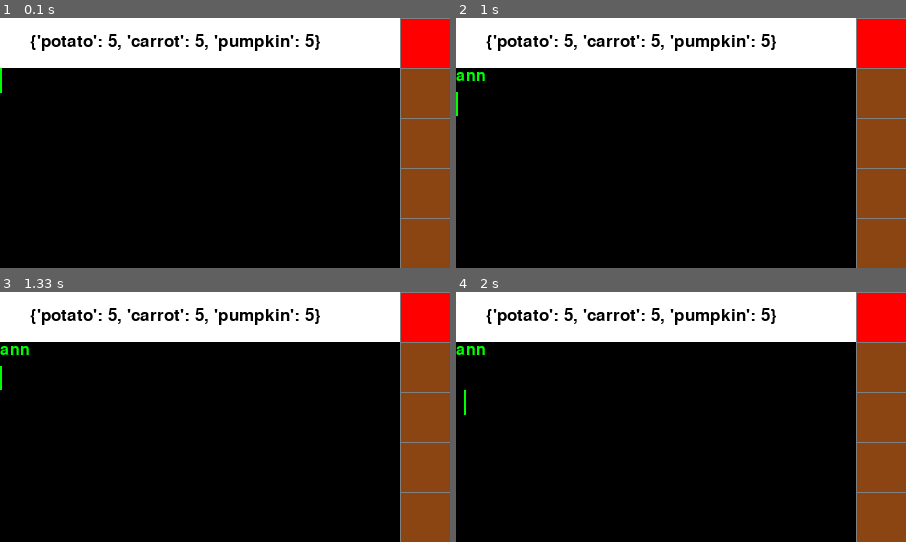
Above: before the commit, frames 1-4 (two rows, left to right).
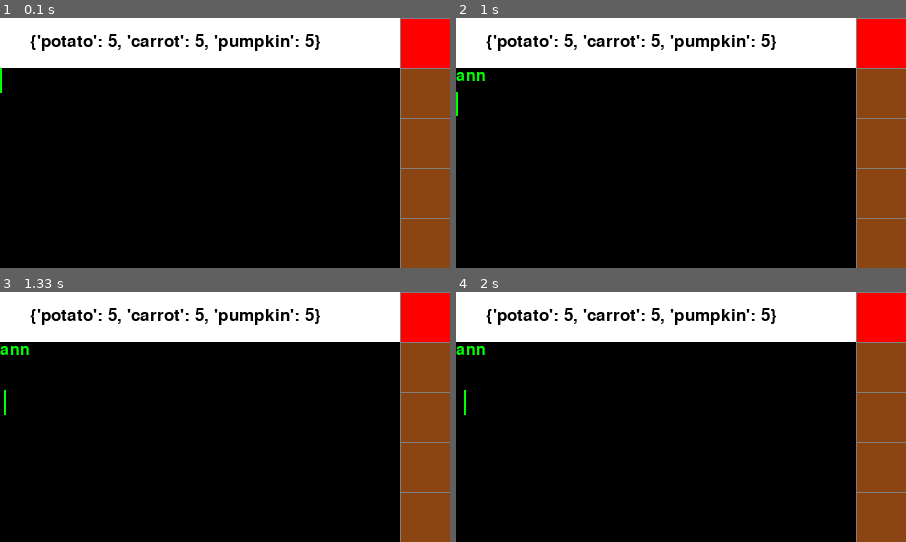
Above: after the commit, the same moments.

Repository: EvianMcKeown/TopFarmer-CodeGame
Game: pygame game, started from FarmGameTextBased_ExecFunc/main.py
The game is run twice, just before and just after one commit, with the same random seed, the same clock (stepped at 60 frames per second) and the same inputs.
Inputs:
- Up to frame 1 (0.1 s): no input
- Up to frame 2 (1 s): type "ann" at 0.33 s; tap Enter at 0.67 s; click "RUN" at 0.95 s
- Up to frame 3 (1.33 s): hold Right from 1.22 s (still down); tap Space at 1.28 s
- Up to frame 4 (2 s): tap Space at 1.58 s; release Right at 1.68 s
The pictures show only the part of the screen within x 0-50%, y 0-50%; the shares and areas given below are measured in that part.

Frames 1-2 are identical in both runs. In frame 3, less than 0.1% of the frame differs, in the area x 0-2%, y 29-50%; in frame 4, nothing differs.

Commit message:
Fixed user input indent and exec

Diff:
--- a/FarmGameTextBased_ExecFunc/main.py
+++ b/FarmGameTextBased_ExecFunc/main.py
@@ -127,7 +127,7 @@
 
 def execute_python_code(code):
     try:
-        exec(code, {'farm': farm, 'print': print})
+        exec(code, {'farm': farm, 'print': print}, globals())
     except Exception as e:
         print(f"Error: {e}")
 
@@ -138,11 +138,16 @@
     if user_input:
         # split by lines '\n', so that every line is show as it is executed
         user_input_list = user_input.split("\n")
+        final_user_input = ""
         for line in user_input_list:
-            execute_python_code(line)
-            render_all()
-            print(farm)
-            time.sleep(1)
+            final_user_input += line + '\n'
+            if line[-1] != ':':
+                final_user_input += "    render_all()\n    time.sleep(1)\n"
+        print(final_user_input)
+        execute_python_code(final_user_input)
+            #render_all()
+            #print(farm)
+            #time.sleep(1)
     #render_all()
     #print(farm)
     #time.sleep(1)
